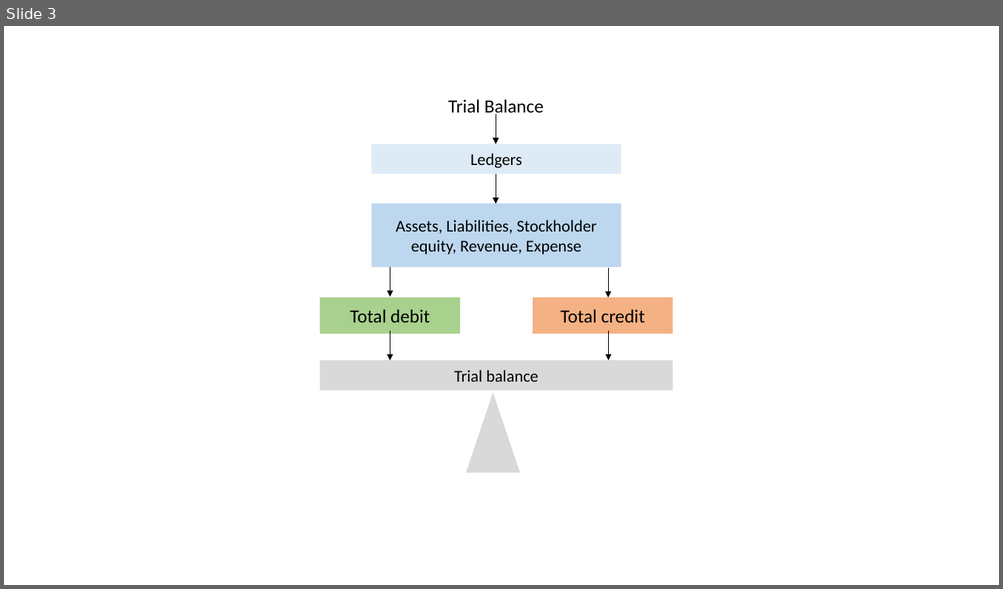
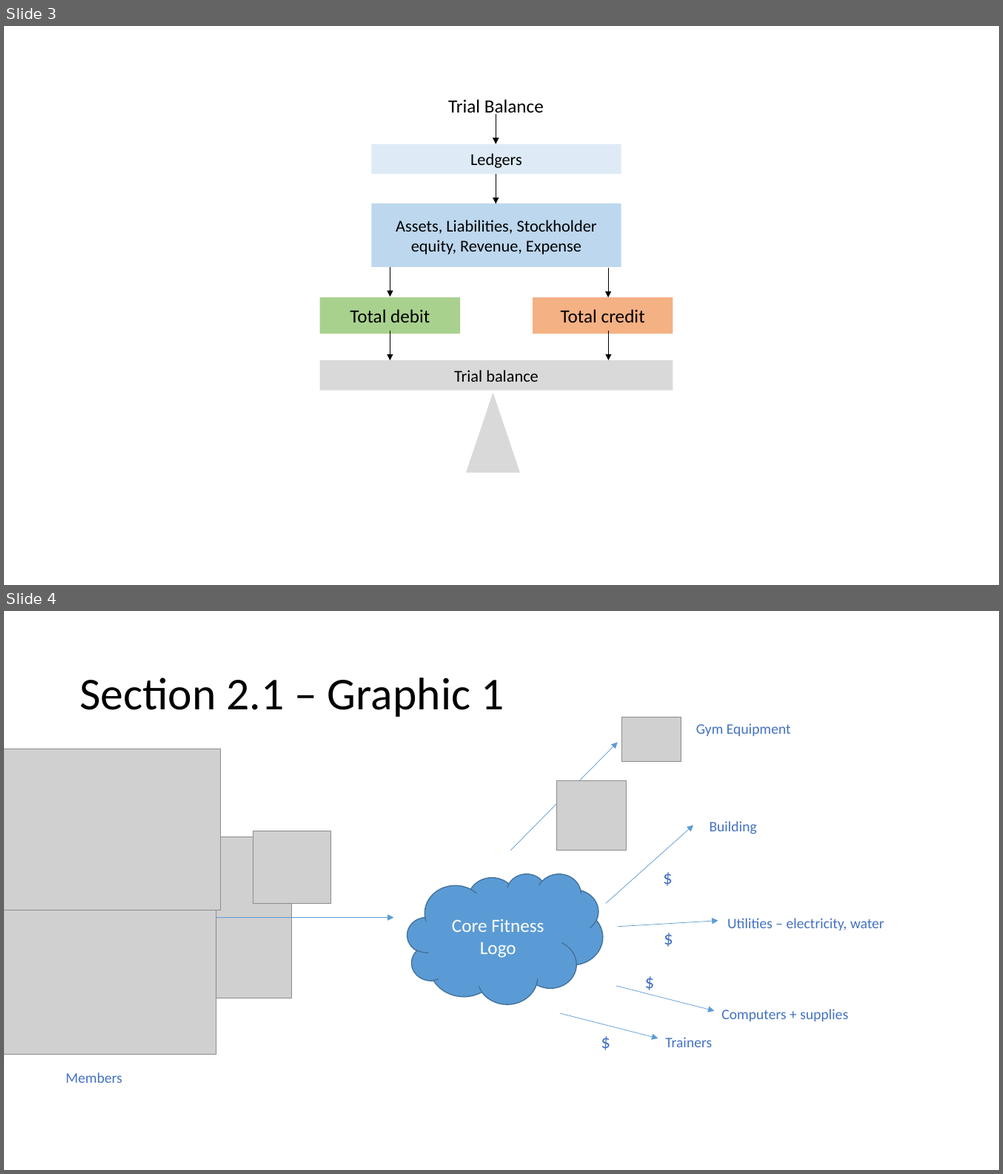
Before and after one commit to leonardodls/product-introduction-financial-accounting, a slide deck: assets/public/Chapter_2_Recording_accounting_transactions/documents/resources/Media/2.1.pptx. Shown one above the other, each under a label of ours: slide 3 before the commit, slides 3 and 4 after it. The pictures are 1003x589 and 1003x1174 pixels, drawn with LibreOffice and Linux fonts; fonts in the diff are those of the drawing; grey boxes stand for pictures. Boxes give left, top, right and bottom in pixels: in the first picture for what was removed or moved away, otherwise in the second. Text is boxed around its words. In the diff, an @@ line names an element or a change of style, - is before the commit and + after.

```diff
--- a/assets/public/Chapter_2_Recording_accounting_transactions/documents/resources/Media/2.1.pptx
+++ b/assets/public/Chapter_2_Recording_accounting_transactions/documents/resources/Media/2.1.pptx
@@ slide 4 added at (4,611,999,1170), background #FFFFFF @@
@@ title added at (79,678,504,717), 44 pt, text #000000 @@
+Section 2.1 – Graphic 1
@@ picture added at (622,717,680,761) @@
@@ arrow added from (511, 851) to (617, 742), #5B9BD5 0.5 pt @@
@@ text added at (696,723,791,736), 14 pt, text #4472C4 @@
+Gym Equipment
@@ picture added at (4,749,221,911) @@
@@ picture added at (557,781,626,851) @@
@@ picture added at (253,831,331,903) @@
@@ arrow added from (606, 903) to (694, 825), #5B9BD5 0.5 pt @@
@@ text added at (709,821,757,834), 14 pt, text #4472C4 @@
+Building
@@ picture added at (4,837,292,999) @@
@@ cloud added at (407,874,603,1004), fill #5B9BD5, outline #43739E 1 pt, 18 pt, text #FFFFFF @@
+Core Fitness Logo
@@ text added at (640,862,695,891), 18 pt, text #4472C4 @@
+$
@@ picture added at (4,893,216,1055) @@
@@ arrow added from (193, 917) to (393, 917), #5B9BD5 0.5 pt @@
@@ arrow added from (617, 926) to (718, 920), #5B9BD5 0.5 pt @@
@@ text added at (727,918,884,931), 14 pt, text #4472C4 @@
+Utilities – electricity, water
@@ text added at (640,923,696,953), 18 pt, text #4472C4 @@
+$
@@ arrow added from (616, 986) to (714, 1011), #5B9BD5 0.5 pt @@
@@ text added at (622,967,677,997), 18 pt, text #4472C4 @@
+$
@@ text added at (721,1009,848,1022), 14 pt, text #4472C4 @@
+Computers + supplies
@@ arrow added from (560, 1014) to (657, 1039), #5B9BD5 0.5 pt @@
@@ text added at (578,1027,633,1056), 18 pt, text #4472C4 @@
+$
@@ text added at (665,1037,711,1048), 14 pt, text #4472C4 @@
+Trainers
@@ text added at (65,1073,122,1083), 14 pt, text #4472C4 @@
+Members
```
Also in this commit, not shown: 11 other files.
